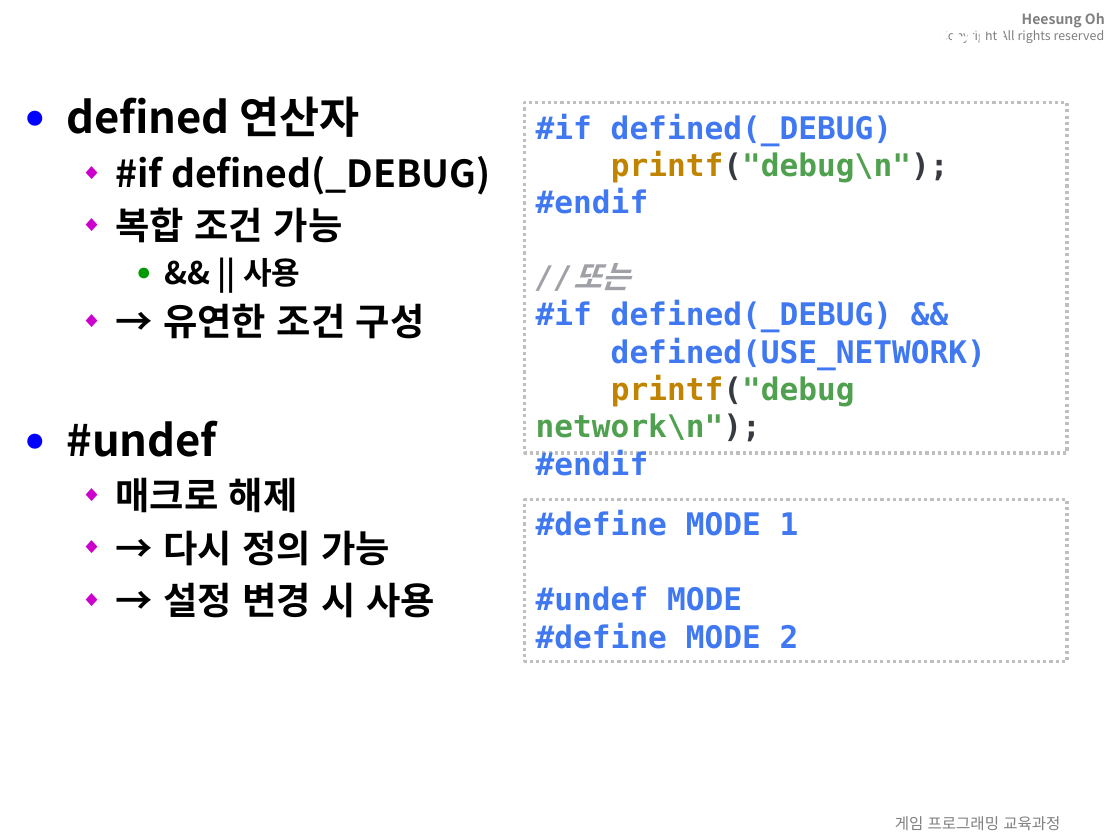
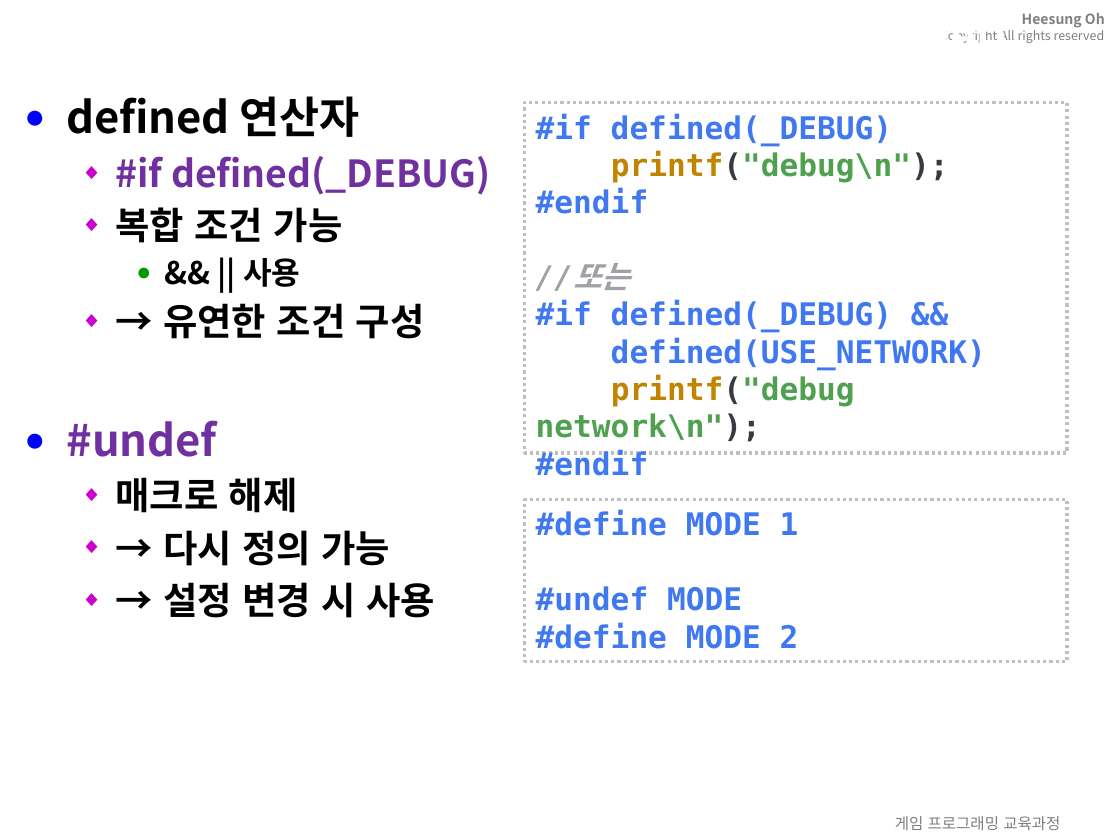
Before and after one commit to 3dapi/bs01_c, a slide deck: slide 18 of ppt/17.C언어-전처리기와빌드제어.pptx. Drawn at 1120x840 pixels with LibreOffice and Linux fonts; fonts in the diff are those of the drawing; background and template pictures are left out. Boxes give left, top, right and bottom in pixels: in the first picture for what was removed or moved away, otherwise in the second. Text is boxed around its words. In the diff, an @@ line names an element or a change of style, - is before the commit and + after.

```diff
--- a/ppt/17.C언어-전처리기와빌드제어.pptx
+++ b/ppt/17.C언어-전처리기와빌드제어.pptx
@@ text at bbox=[66, 156, 491, 457]: text colour #000000 to #7030A0 in "#if defined(_DEBUG)", "#undef" @@
```
Also in this commit, not shown: 5 other slides changed, 26 other files.
